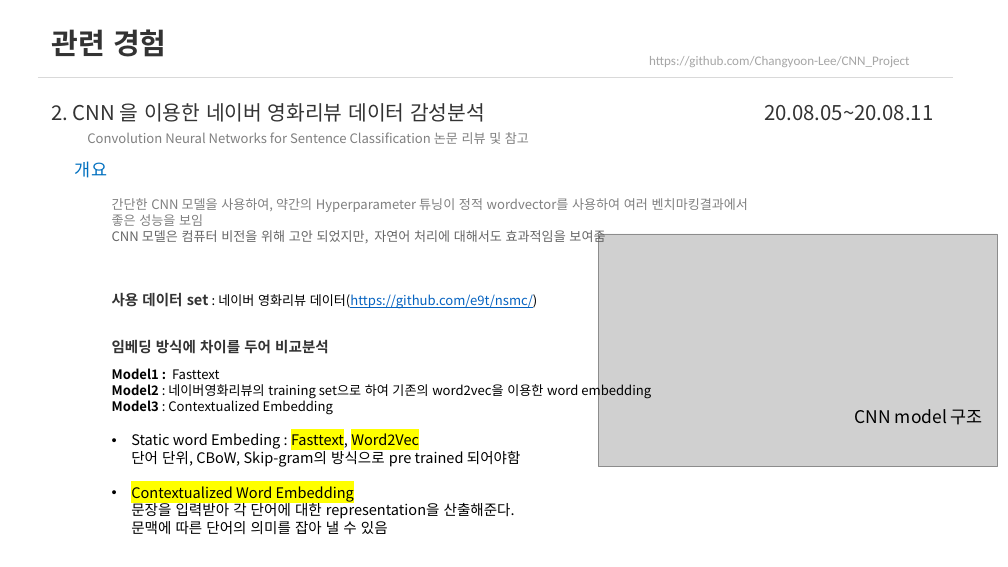
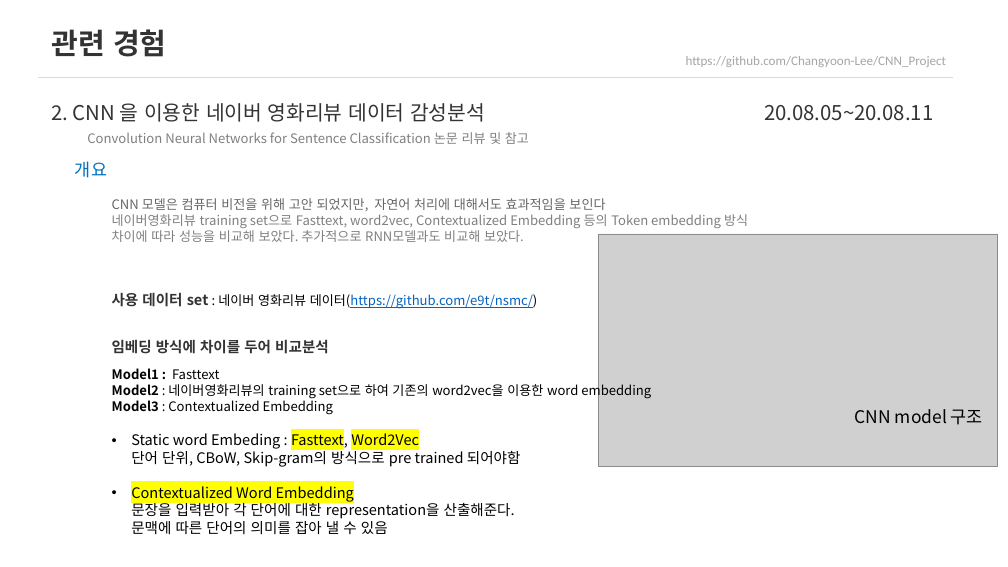
Before and after one commit to Changyoon-Lee/portfolio, a slide deck: slide 6 of 포트폴리오.pptx. Drawn at 1008x567 pixels with LibreOffice and Linux fonts; fonts in the diff are those of the drawing; grey boxes stand for pictures. Boxes give left, top, right and bottom in pixels: in the first picture for what was removed or moved away, otherwise in the second. Text is boxed around its words. In the diff, an @@ line names an element or a change of style, - is before the commit and + after.

```diff
--- a/포트폴리오.pptx
+++ b/포트폴리오.pptx
@@ text "https://github.com/Changyoon-Lee/CNN_Project": place and size @@
-text "https://github.com/Changyoon-Lee/CNN_Project" at bbox=[649, 56, 910, 67]
+text "https://github.com/Changyoon-Lee/CNN_Project" at bbox=[686, 56, 947, 67]
@@ text at bbox=[112, 198, 748, 242]: text changed @@
-간단한 CNN 모델을 사용하여, 약간의 Hyperparameter 튜닝이 정적 wordvector를 사용하여 여러 벤치마킹결과에서 좋은 성능을 보임
-CNN 모델은 컴퓨터 비전을 위해 고안 되었지만, 자연어 처리에 대해서도 효과적임을 보여줌
+CNN 모델은 컴퓨터 비전을 위해 고안 되었지만, 자연어 처리에 대해서도 효과적임을 보인다
+네이버영화리뷰 training set으로 Fasttext, word2vec, Contextualized Embedding 등의 Token embedding 방식 차이에 따라 성능을 비교해 보았다. 추가적으로 RNN모델과도 비교해 보았다.
```
Also in this commit, not shown: 18 other slides changed, 3 other files.
